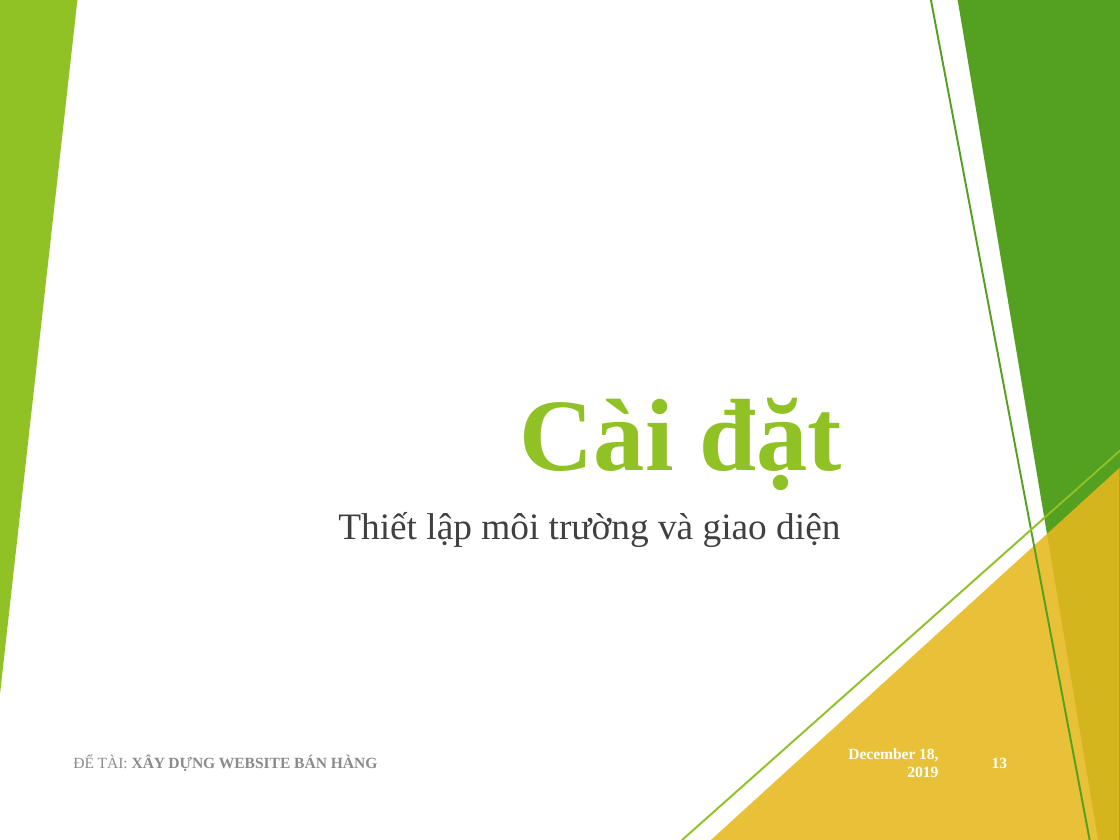
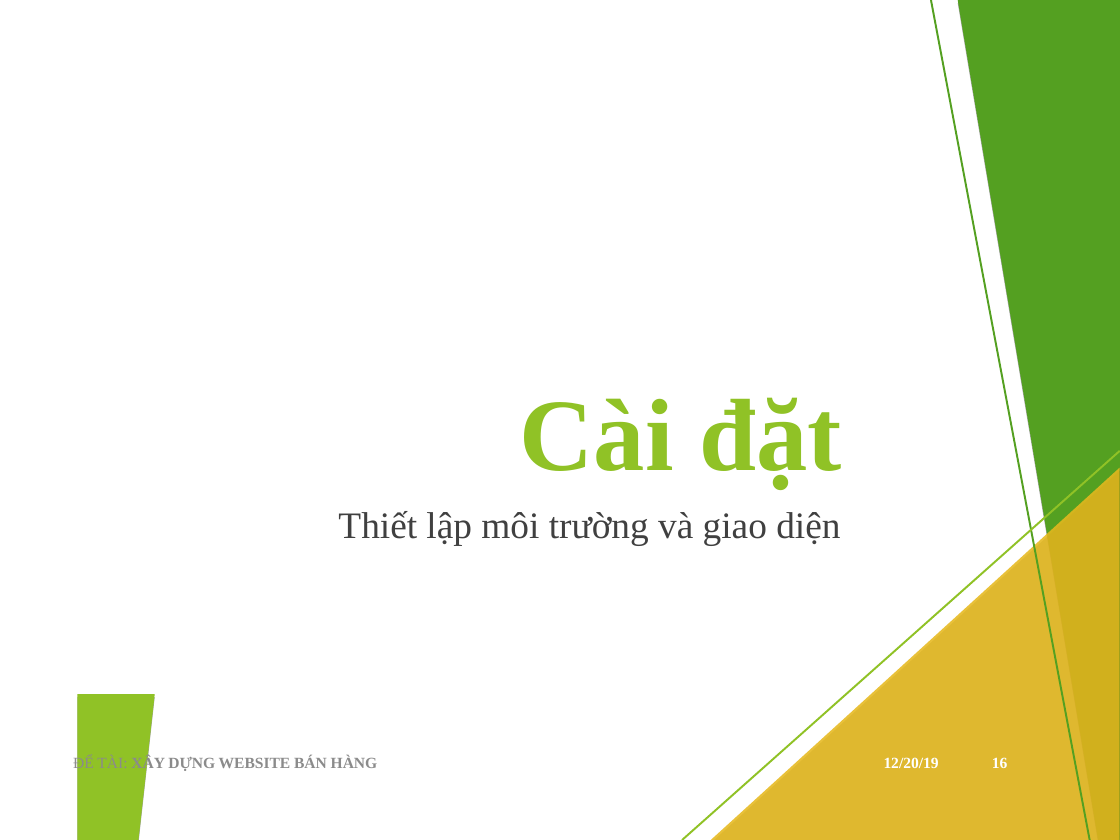
Before and after one commit to viet97/doandocs, a slide deck: slide 16 of DATN_Presentation.pptx (slide 13 before the commit). Drawn at 1120x840 pixels with LibreOffice and Linux fonts; fonts in the diff are those of the drawing. Boxes give left, top, right and bottom in pixels: in the first picture for what was removed or moved away, otherwise in the second. Text is boxed around its words. In the diff, an @@ line names an element or a change of style, - is before the commit and + after.

```diff
--- a/DATN_Presentation.pptx
+++ b/DATN_Presentation.pptx
@@ line (861, 0) - (973, 840): stroke #BFBFBF 0.75 pt to #BFBFBF 0.74 pt @@
@@ line (862, 0) - (1012, 840): stroke #BFBFBF 0.75 pt to #BFBFBF 0.74 pt @@
@@ freeform shape at [958, 0, 1120, 840]: shadow on; outline redrawn @@
@@ line (1120, 451) - (682, 840): stroke #D9D9D9 0.75 pt to #D9D9D9 0.74 pt @@
@@ line (628, 840) - (1120, 512): stroke #D9D9D9 0.75 pt to #D9D9D9 0.74 pt @@
@@ shadow on in 17 elements at [0, 492, 55, 840], [844, 0, 1120, 840], [883, 0, 1120, 840], [813, 480, 1120, 840], [859, 0, 1120, 840], [989, 0, 1120, 840], [987, 599, 1120, 840], [843, 0, 1120, 840], [883, 0, 1120, 840], [821, 373, 1120, 840], [858, 0, 1120, 840], [1001, 0, 1120, 840], [953, 440, 1120, 840], [0, 0, 77, 694], [711, 468, 1120, 840], [1005, 0, 1119, 840], [77, 694, 155, 840] @@
@@ triangle: place and size @@
-triangle at [0, 0, 77, 694]
+triangle at [77, 694, 155, 840]
@@ text "ĐỂ TÀI: XÂY DỰNG WEBSITE ..." at [73, 756, 378, 772]: text colour #8C8C8C to #8B8B8B @@
@@ text at [884, 757, 939, 768]: text changed @@
-December 18, 2019
+12/20/19
@@ page number at [992, 757, 1008, 768]: text changed @@
-13
+16
```
Also in this commit, not shown: 18 other slides changed, 3 slides added.
